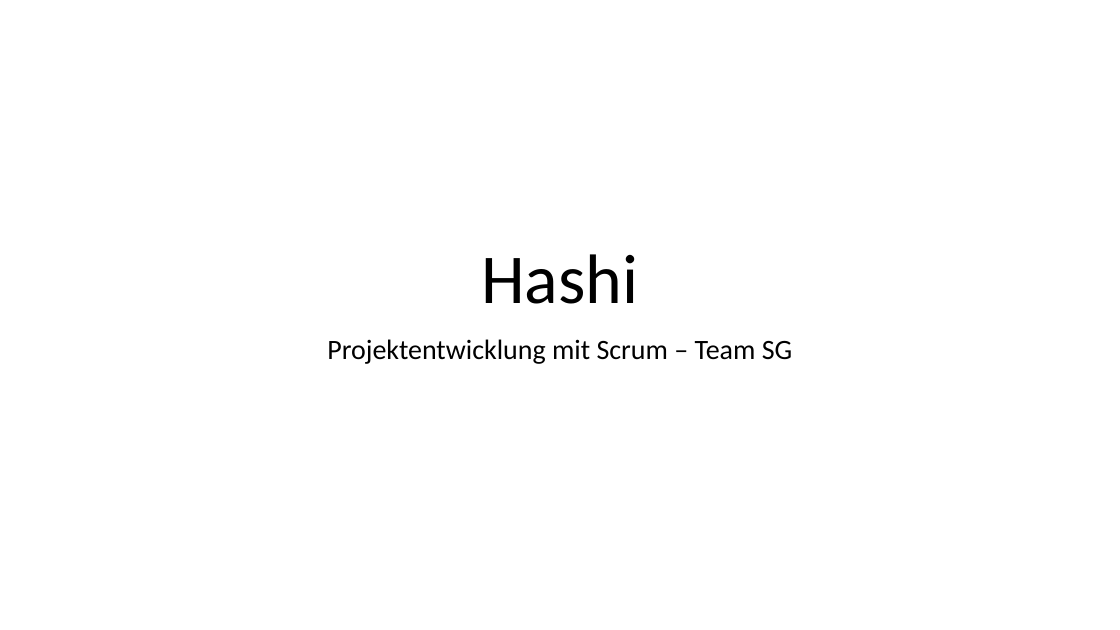
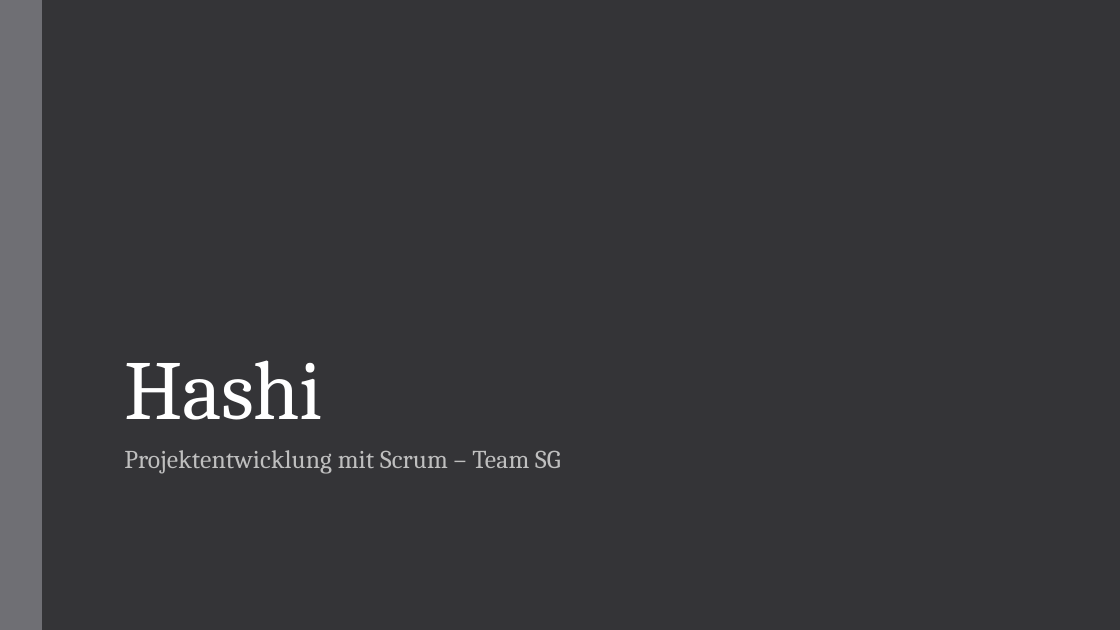
Before and after one commit to SWEHashiSG/hashi, a slide deck: slide 1 of documentation/Präsentation_Hashi_TeamSG.pptx. Drawn at 1120x630 pixels with LibreOffice and Linux fonts; fonts in the diff are those of the drawing. Boxes give left, top, right and bottom in pixels: in the first picture for what was removed or moved away, otherwise in the second. Text is boxed around its words. In the diff, an @@ line names an element or a change of style, - is before the commit and + after.

```diff
--- a/documentation/Präsentation_Hashi_TeamSG.pptx
+++ b/documentation/Präsentation_Hashi_TeamSG.pptx
@@ background #FFFFFF to #353537 @@
@@ rectangle added at (x1=0, y1=0, x2=42, y2=630), fill #6F6F74 @@
@@ title "Hashi" moved from (x1=481, y1=254, x2=638, y2=304) to (x1=124, y1=360, x2=322, y2=420) @@
@@ title "Hashi" at (x1=124, y1=360, x2=322, y2=420): size 60 to 72 pt, font Calibri to Cambria, text colour #000000 to #FFFFFF, letter spacing 0 to -0.5 pt; alignment centre to left; line spacing 0.9 to 0.85 @@
@@ subtitle "Projektentwicklung mit Scrum – Team ..." moved from (x1=327, y1=339, x2=793, y2=364) to (x1=124, y1=450, x2=561, y2=474) @@
@@ subtitle "Projektentwicklung mit Scrum – Team ..." at (x1=124, y1=450, x2=561, y2=474): size 24 to 22 pt, font Calibri to Cambria, text colour #000000 to #BFBFBF, letter spacing 0 to 0.1 pt; alignment centre to left; line spacing 0.9 to 0.95; more space between paragraphs @@
```
Also in this commit, not shown: 9 other slides changed, 3 slides added, 1 slide removed.
